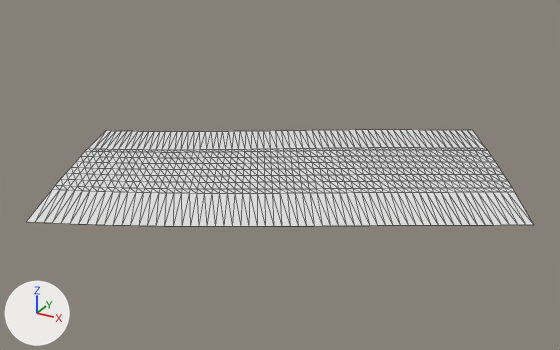
The glTF model public/assets/gen4/models/track-33.glb as it was, and as the next commit left it.
Both versions are drawn from a 50 mm camera at (564.2, -400.2, 45.9) aimed at (514.7, -310.3, 0.9). Every picture has the same lights, and +X, +Y and +Z are marked at lower left. The first picture is the older version. Mesh edges are drawn as thin lines. Vertices at exactly the same position are counted once.

The first picture shows 'track-33'.
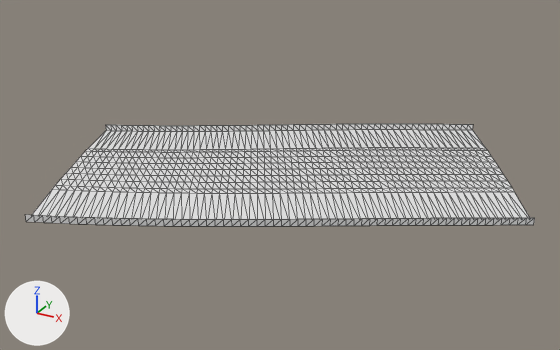
Where the change shows, as pixel boxes (x1, y1, x2, y2) in the pictures (560 x 350 px):
'track-33', reshaped
    before: (26, 129, 534, 226)
    after: (25, 124, 535, 226)
part 1 of me_track_33, added
    after: (25, 124, 535, 226)

What the commit changed:
me_track_33 is used by ob_track_33; location (0.0, 0.0, 0.0).
me_track_33 had 693 vertices, 1240 faces and spanned x 481.3..550.3, y -339.2..-279.3, z 1.2..1.8.
me_track_33 now has 819 vertices, 1488 faces and spans x 481.3..550.3, y -339.2..-279.3, z 1.2..2.3.
Part 1, on me_track_33:
126 new vertices lie (0.0, 0.0, 1.0) away from vertices in x 481.3..550.3, y -339.2..-279.3, z 1.2..1.3.
248 new faces join them.
